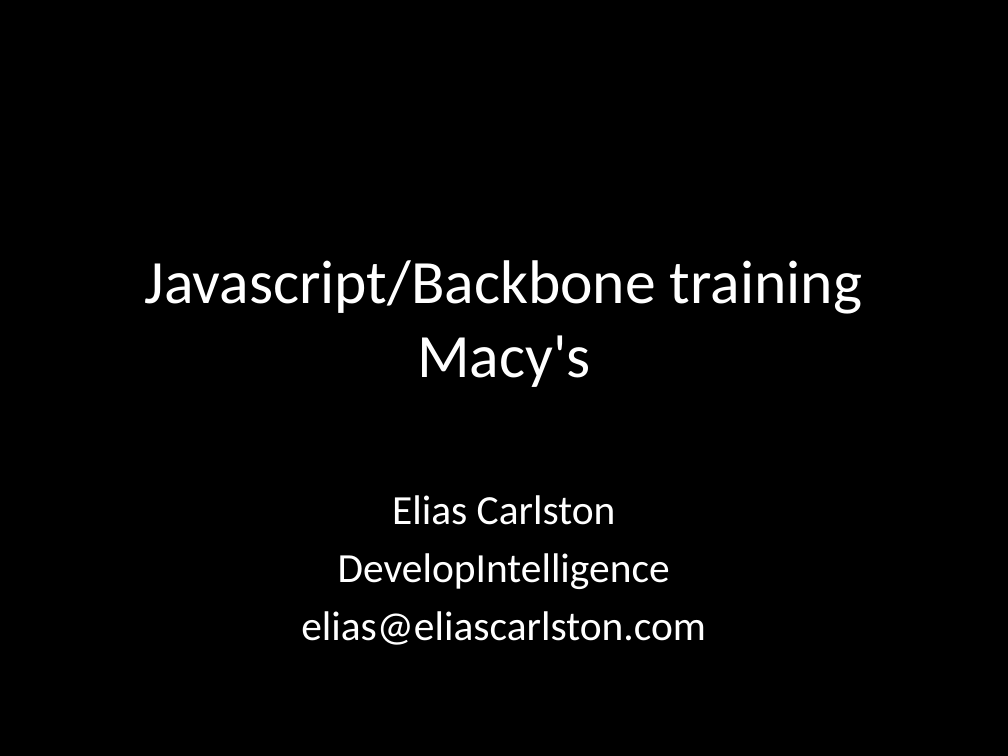
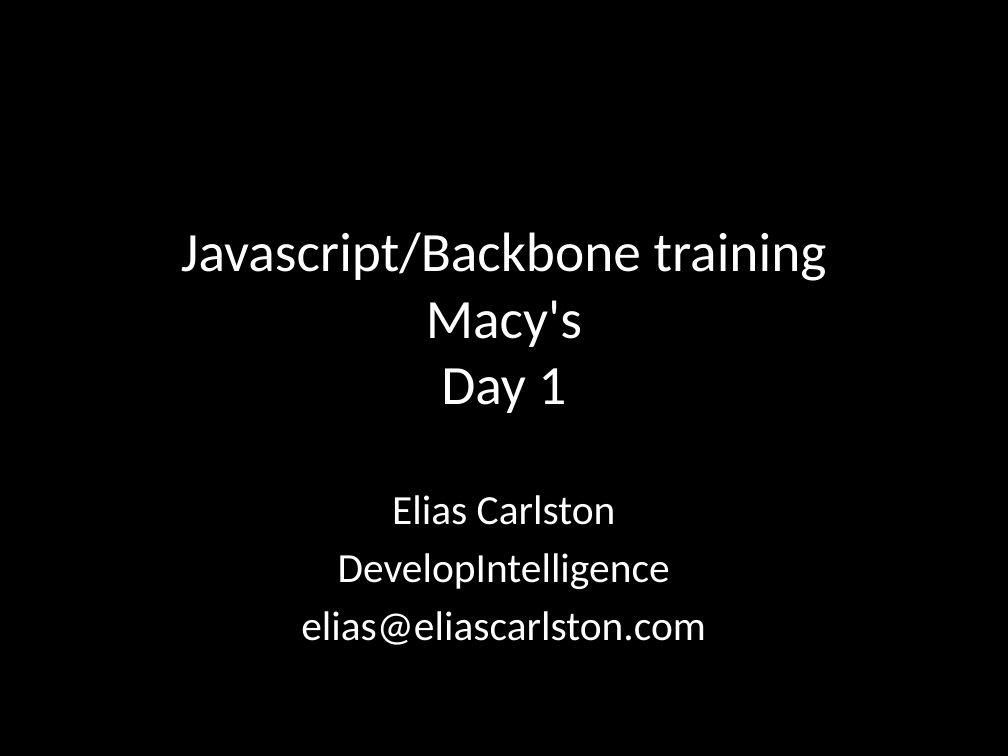
Before and after one commit to eliasjames/training-macys-20160929, a slide deck: slide 1 of slides/Backbone Slides Day 1.pptx. Drawn at 1008x756 pixels with LibreOffice and Linux fonts; fonts in the diff are those of the drawing. Boxes give left, top, right and bottom in pixels: in the first picture for what was removed or moved away, otherwise in the second. Text is boxed around its words. In the diff, an @@ line names an element or a change of style, - is before the commit and + after.

```diff
--- a/slides/Backbone Slides Day 1.pptx
+++ b/slides/Backbone Slides Day 1.pptx
@@ title at (181, 232, 827, 413): text changed; size 44 to 39.6 pt @@
-Javascript/Backbone training
-Macy's
+Javascript/Backbone training
+Macy's
+Day 1
```
Also in this commit, not shown: 3 other slides changed, 2 other files.
